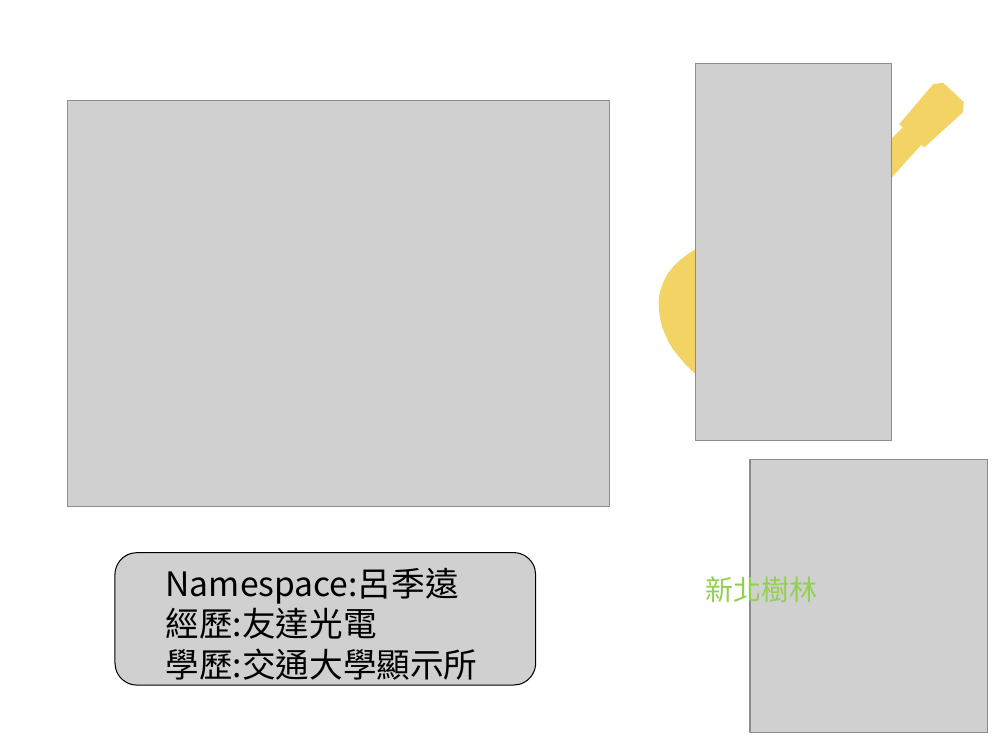
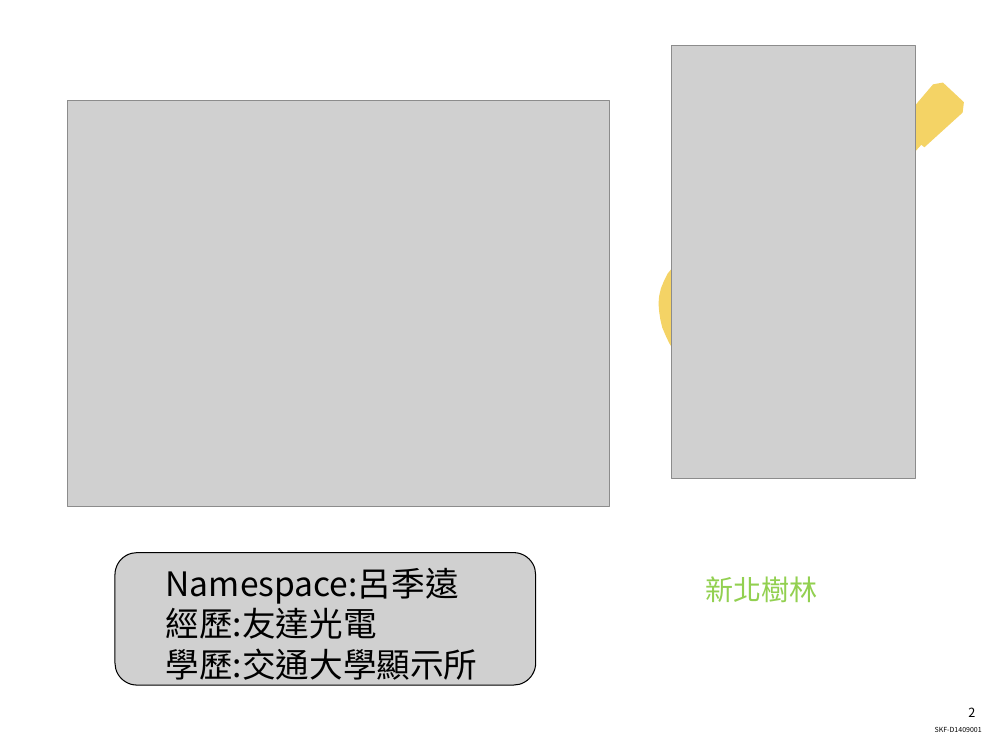
Before and after one commit to luchiyuan/txt, a slide deck: slide 2 of 20160826_新人教育訓練_基礎與VS操作.ppt. Drawn at 1008x756 pixels with LibreOffice and Linux fonts; fonts in the diff are those of the drawing; grey boxes stand for pictures; background and template pictures are left out. Boxes give left, top, right and bottom in pixels: in the first picture for what was removed or moved away, otherwise in the second. Text is boxed around its words. In the diff, an @@ line names an element or a change of style, - is before the commit and + after.

Commit message:
Davit edit ppt

```diff
--- a/20160826_新人教育訓練_基礎與VS操作.ppt
+++ b/20160826_新人教育訓練_基礎與VS操作.ppt
@@ picture: place and size @@
-picture at (696, 64, 892, 439)
+picture at (671, 45, 915, 478)
@@ freeform shape at (658, 83, 964, 398): outline redrawn @@
@@ picture removed at (750, 460, 987, 733) @@
```
